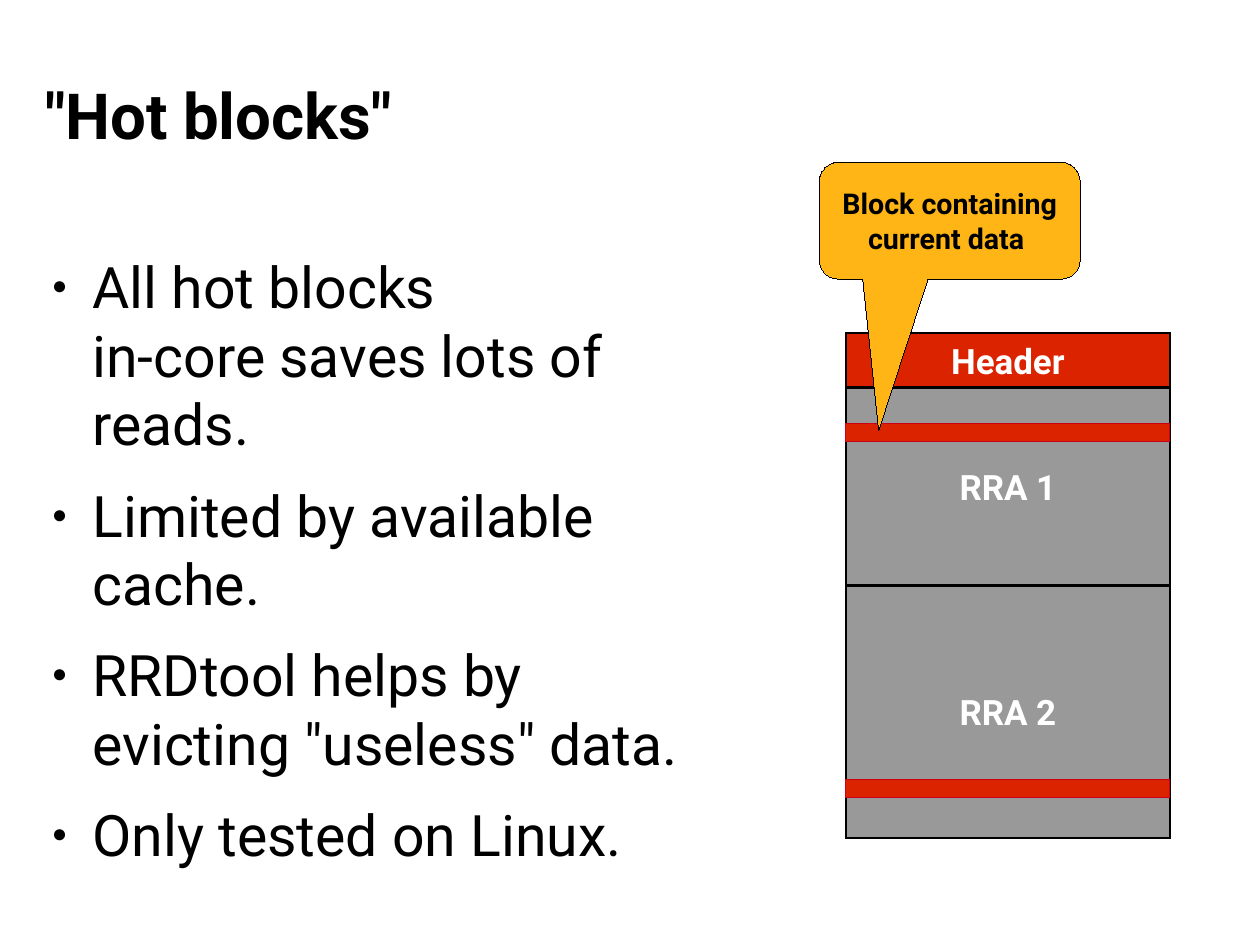
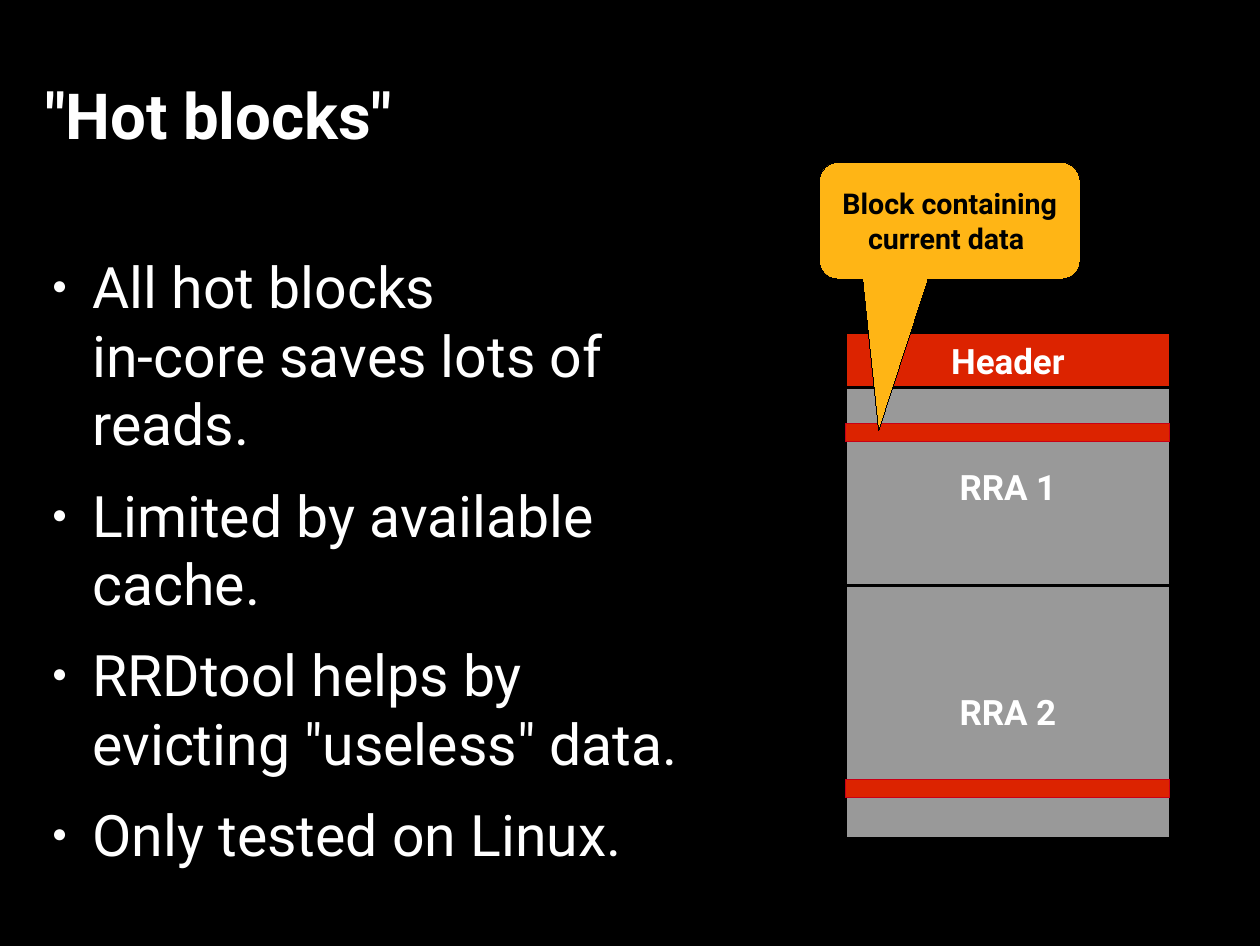
Before and after one commit to Distrotech/rrdtool, a slide deck: slide 57 of tutorial/fisl12/rrd-intro.odp. Drawn at 1260x946 pixels with LibreOffice and Linux fonts; fonts in the diff are those of the drawing. Boxes give left, top, right and bottom in pixels: in the first picture for what was removed or moved away, otherwise in the second. Text is boxed around its words. In the diff, an @@ line names an element or a change of style, - is before the commit and + after.

Commit message:
flip colors

```diff
--- a/tutorial/fisl12/rrd-intro.odp
+++ b/tutorial/fisl12/rrd-intro.odp
@@ background #FFFFFF to #000000 @@
@@ title ""Hot blocks"" at (45, 91, 391, 140): text colour #000000 to #FFFFFF @@
@@ text "All hot blocks in-core saves ..." at (92, 265, 678, 869): text colour #000000 to #FFFFFF; bullet colour #000000 to #FFFFFF @@
```
Also in this commit, not shown: 65 other slides changed.
